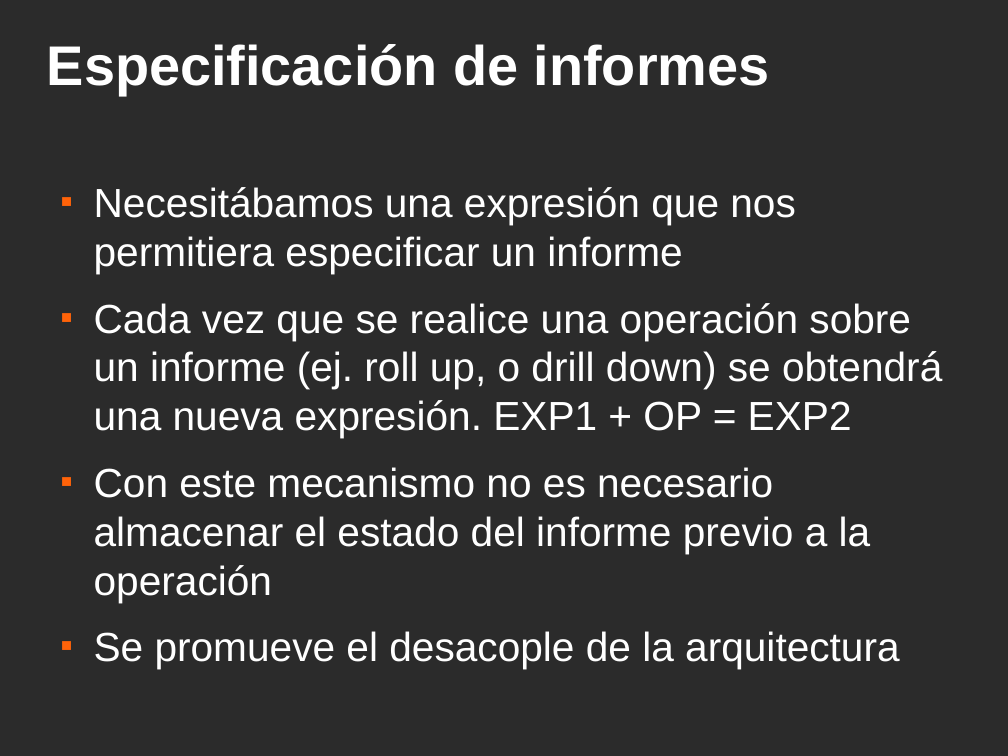
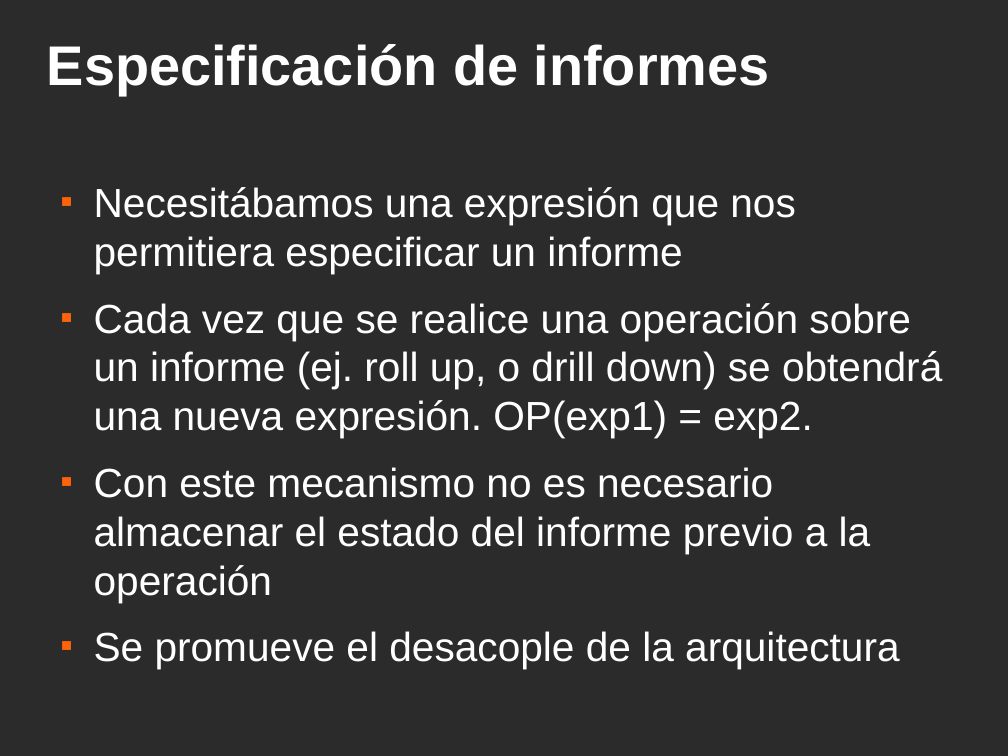
Before and after one commit to ervin45/proyectofinal, a slide deck: slide 34 of doc/material_para_la_catedra/presentacion_final/presentacion_final.odp. Drawn at 1008x756 pixels with LibreOffice and Linux fonts; fonts in the diff are those of the drawing; background and template pictures are left out; a plain dark background stands for a picture behind light text. Boxes give left, top, right and bottom in pixels: in the first picture for what was removed or moved away, otherwise in the second. Text is boxed around its words. In the diff, an @@ line names an element or a change of style, - is before the commit and + after.

```diff
--- a/doc/material_para_la_catedra/presentacion_final/presentacion_final.odp
+++ b/doc/material_para_la_catedra/presentacion_final/presentacion_final.odp
@@ text at <box>94,303,942,438</box>: text changed @@
-■ Cada vez que se realice una operación sobre un informe (ej. roll up, o drill down) se obtendrá una nueva expresión. EXP1 + OP = EXP2
+■ Cada vez que se realice una operación sobre un informe (ej. roll up, o drill down) se obtendrá una nueva expresión. OP(exp1) = exp2.
```
Also in this commit, not shown: 7 other slides changed, 1 slide removed.
